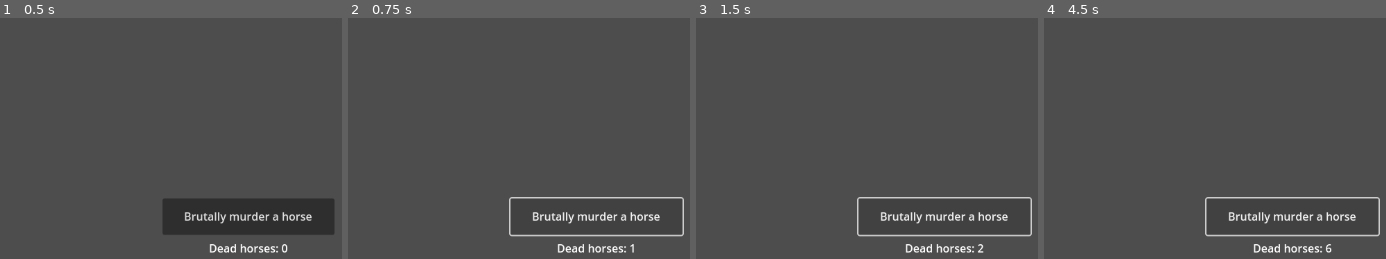
Above: before the commit, frames 1-4 (left to right).
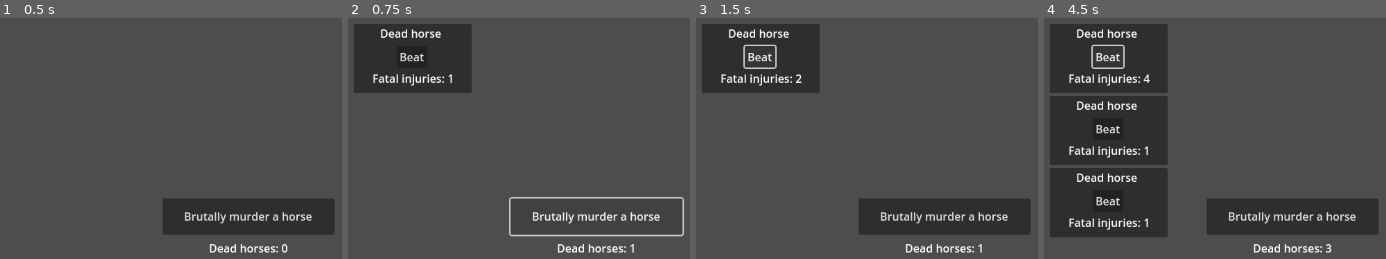
Above: after the commit, the same moments.

Repository: LoonTonk/Unicorn-Flipper
Game: Godot game, scene res://control.tscn
The game is run twice, just before and just after one commit, with the same random seed, the same clock (stepped at 60 frames per second) and the same inputs.
Inputs:
- Up to frame 1 (0.5 s): no input
- Up to frame 2 (0.75 s): click "Brutally murder a horse" at 0.5 s
- Up to frame 3 (1.5 s): click "Brutally murder a horse" (after the commit: "Beat") at 1.25 s
- Up to frame 4 (4.5 s): click "Brutally murder a horse" at 2 s; click "Brutally murder a horse" (after the commit: "Beat") at 2.75 s; click "Brutally murder a horse" at 3.5 s; click "Brutally murder a horse" (after the commit: "Beat") at 4.25 s

Frame 1 is identical in both runs. In frame 2, 9.4% of the frame differs, in the area x 1-36%, y 2-32%; in frame 3, 10%; in frame 4, 29%, in the area x 1-99%, y 2-98%.

Commit message:
Scroll menu

Diff:
--- a/control.tscn
+++ b/control.tscn
@@ -1,6 +1,7 @@
-[gd_scene load_steps=2 format=3 uid="uid://jmjp1lkgd6xd"]
+[gd_scene load_steps=3 format=3 uid="uid://cl5rufebb5cjb"]
 
-[ext_resource type="Script" path="res://text.gd" id="1_kbgq5"]
+[ext_resource type="Script" path="res://things.gd" id="1_b1ijj"]
+[ext_resource type="Script" path="res://scrollpanel.gd" id="2_w82kr"]
 
 [node name="Control" type="Control"]
 layout_mode = 3
@@ -36,6 +37,24 @@
 offset_bottom = 59.0
 text = "Dead horses: 0"
 vertical_alignment = 1
-script = ExtResource("1_kbgq5")
+script = ExtResource("1_b1ijj")
+prefix = "Dead horses: "
+
+[node name="ScrollContainer" type="ScrollContainer" parent="."]
+layout_mode = 1
+anchors_preset = -1
+anchor_left = 0.5
+anchor_right = 0.5
+anchor_bottom = 1.0
+offset_left = -350.0
+offset_top = 46.0
+offset_right = -162.0
+offset_bottom = -50.0
+
+[node name="VBoxContainer" type="VBoxContainer" parent="ScrollContainer"]
+custom_minimum_size = Vector2(100, 100)
+layout_mode = 2
+script = ExtResource("2_w82kr")
 
 [connection signal="pressed" from="Button" to="Label" method="_on_button_pressed"]
+[connection signal="pressed" from="Button" to="ScrollContainer/VBoxContainer" method="_on_button_pressed"]
--- /dev/null
+++ b/panel.tscn
@@ -0,0 +1,37 @@
+[gd_scene load_steps=2 format=3 uid="uid://crdha6kbdmcy6"]
+
+[ext_resource type="Script" path="res://things.gd" id="1_rrg8d"]
+
+[node name="Panel" type="Panel"]
+custom_minimum_size = Vector2(170, 100)
+offset_right = 173.0
+offset_bottom = 98.0
+
+[node name="Label" type="Label" parent="."]
+layout_mode = 0
+offset_left = 38.0
+offset_top = 2.0
+offset_right = 127.0
+offset_bottom = 28.0
+text = "Dead horse"
+
+[node name="Label2" type="Label" parent="."]
+layout_mode = 0
+offset_left = 27.0
+offset_top = 67.0
+offset_right = 145.0
+offset_bottom = 93.0
+text = "Fatal injuries: 1"
+script = ExtResource("1_rrg8d")
+prefix = "Fatal injuries: "
+things = 1
+
+[node name="Button" type="Button" parent="."]
+layout_mode = 0
+offset_left = 62.0
+offset_top = 32.0
+offset_right = 106.0
+offset_bottom = 63.0
+text = "Beat"
+
+[connection signal="pressed" from="Button" to="Label2" method="_on_button_pressed"]
--- /dev/null
+++ b/scrollpanel.gd
@@ -0,0 +1,6 @@
+extends VBoxContainer
+
+var scene = preload("res://panel.tscn")
+
+func _on_button_pressed():
+	add_child(scene.instantiate())
--- a/text.gd
+++ /dev/null
@@ -1,17 +0,0 @@
-extends Label
-
-var things = 0
-
-# Called when the node enters the scene tree for the first time.
-func _ready():
-	pass # Replace with function body.
-
-
-# Called every frame. 'delta' is the elapsed time since the previous frame.
-func _process(delta):
-	pass
-
-
-func _on_button_pressed():
-	things += 1
-	text = "Dead horses: " + str(things)
--- /dev/null
+++ b/things.gd
@@ -0,0 +1,8 @@
+extends Label
+
+@export var prefix: String = "Things: "
+@export var things: int = 0
+
+func _on_button_pressed():
+	things += 1
+	text = prefix + str(things)
